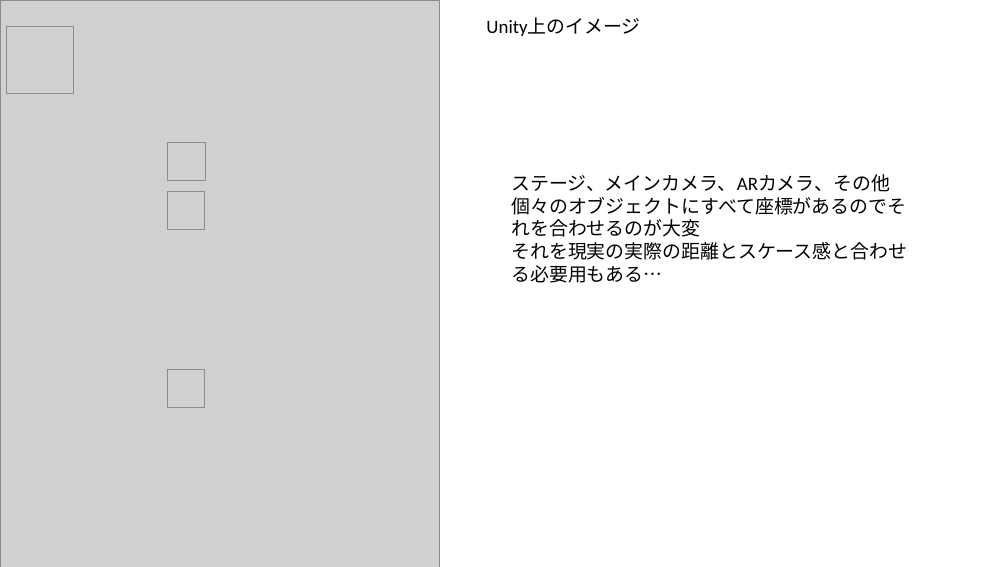
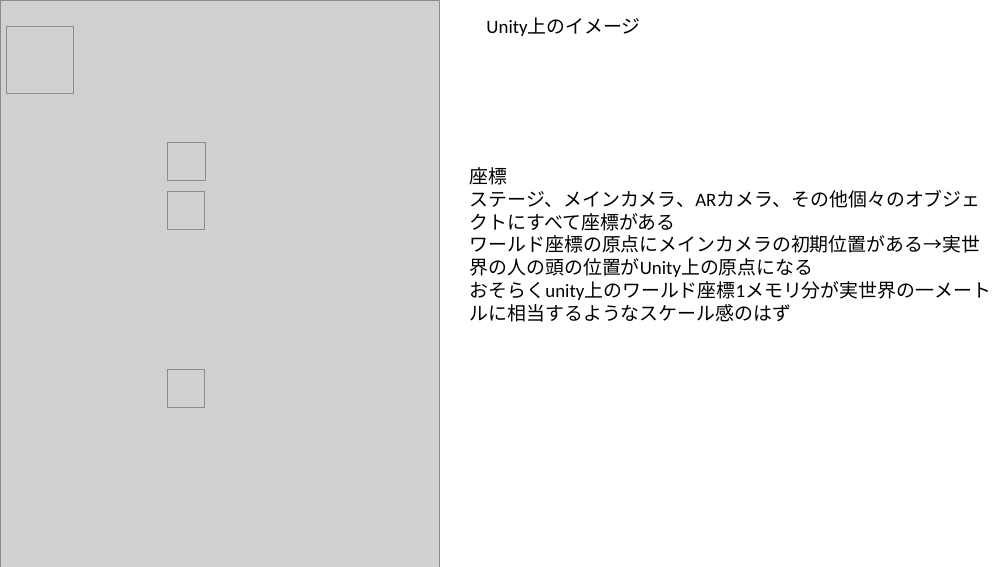
Before and after one commit to yokohamaH/HoloProject, a slide deck: slide 25 of Others/研究経過1.pptx. Drawn at 1008x567 pixels with LibreOffice and Linux fonts; fonts in the diff are those of the drawing; grey boxes stand for pictures. Boxes give left, top, right and bottom in pixels: in the first picture for what was removed or moved away, otherwise in the second. Text is boxed around its words. In the diff, an @@ line names an element or a change of style, - is before the commit and + after.

Commit message:
座標についての説明の追加

```diff
--- a/Others/研究経過1.pptx
+++ b/Others/研究経過1.pptx
@@ text at box(470, 167, 991, 300): text changed @@
-ステージ、メインカメラ、ARカメラ、その他個々のオブジェクトにすべて座標があるのでそれを合わせるのが大変
-それを現実の実際の距離とスケース感と合わせる必要用もある…
+座標
+ステージ、メインカメラ、ARカメラ、その他個々のオブジェクトにすべて座標がある
+ワールド座標の原点にメインカメラの初期位置がある→実世界の人の頭の位置がUnity上の原点になる
+おそらくunity上のワールド座標1メモリ分が実世界の一メートルに相当するようなスケール感のはず
```
Also in this commit, not shown: 2 slides added, 1 slide removed.
